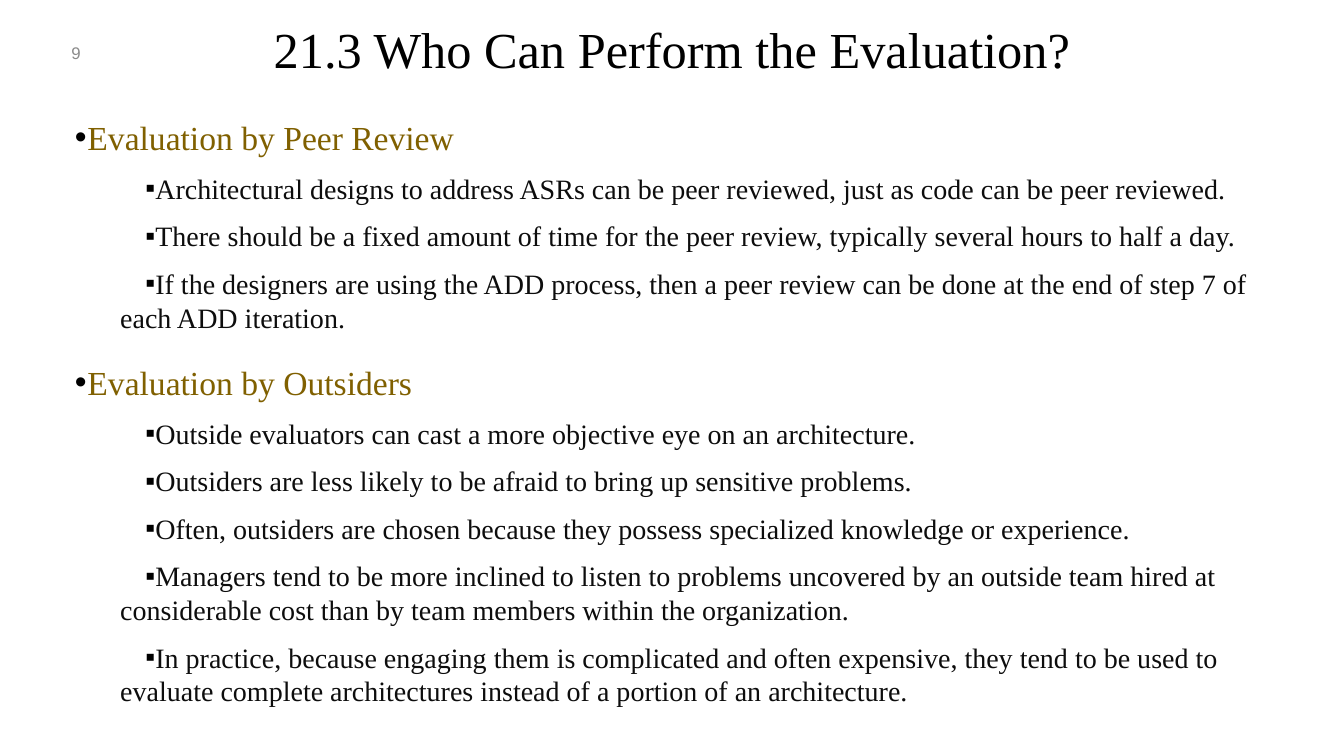
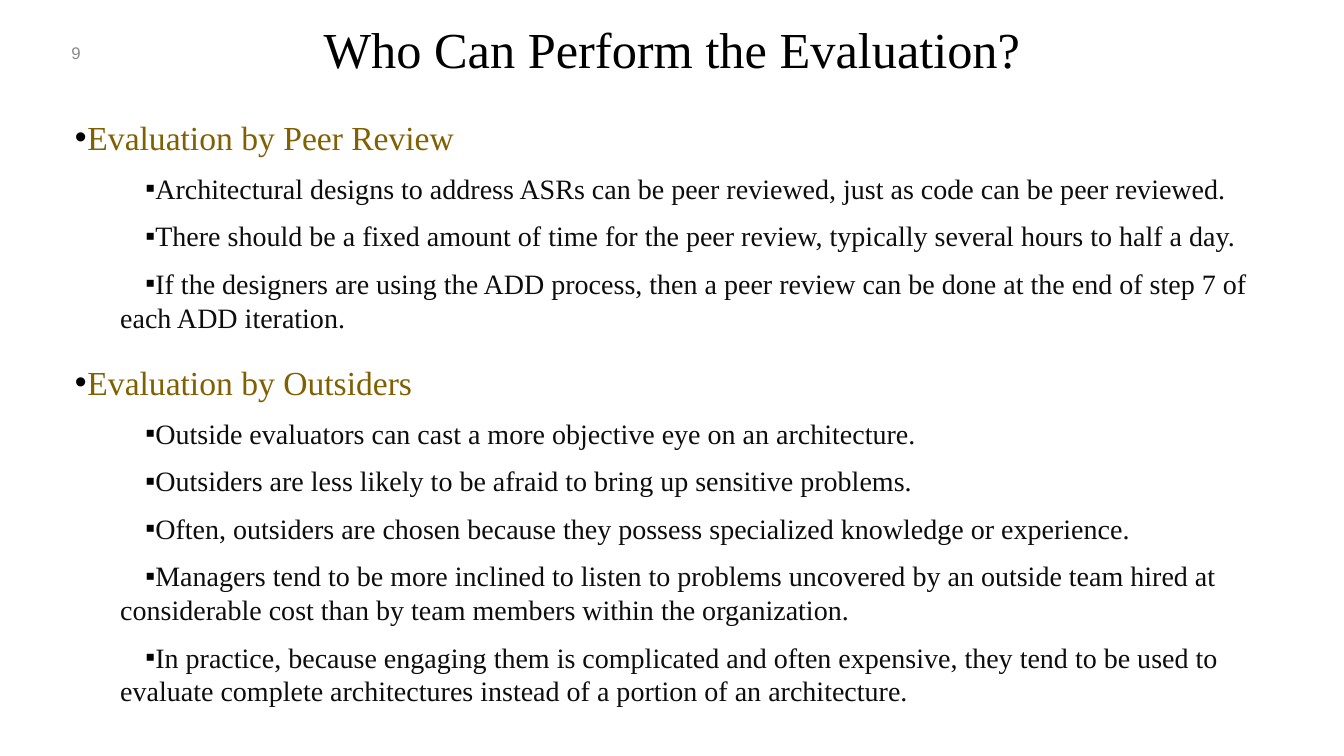
Before and after one commit to mohamad-khorsandi/slides-of-software-architecture-in-practice-4th-ed, a slide deck: slide 9 of chapter 21.pptx. Drawn at 1344x756 pixels with LibreOffice and Linux fonts; fonts in the diff are those of the drawing; background and template pictures are left out. Boxes give left, top, right and bottom in pixels: in the first picture for what was removed or moved away, otherwise in the second. Text is boxed around its words. In the diff, an @@ line names an element or a change of style, - is before the commit and + after.

```diff
--- a/chapter 21.pptx
+++ b/chapter 21.pptx
@@ title at (x1=324, y1=32, x2=1020, y2=69): text changed @@
-21.3 Who Can Perform the Evaluation?
+Who Can Perform the Evaluation?
```
Also in this commit, not shown: 8 other slides changed, 12 other files.
